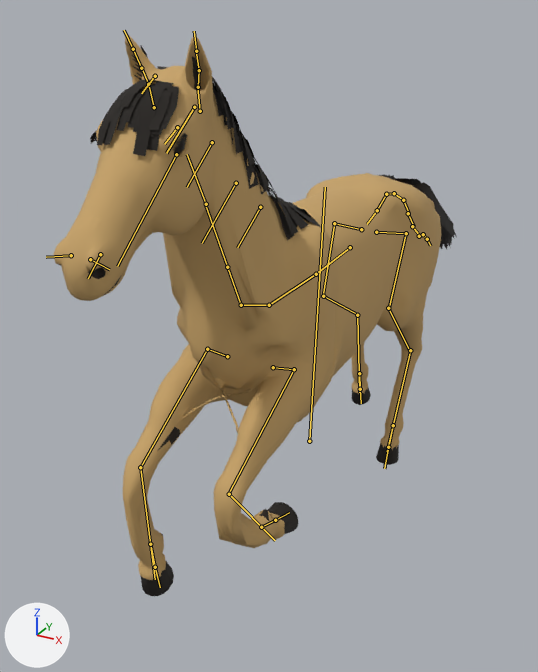
The glTF model assets/models/fauna/own/horse.glb as it was, and as the next commit left it.
Rendered twice from a 50 mm camera at (1.2, -2.6, 2.08) aimed at (-0.19, -0.07, 0.82). The lights are fixed; the arrows at lower left show +X, +Y and +Z. The first picture is the older version. Both versions are drawn at frame 3 of the action 'Gallop_Jump'; the numbers are the values there. The bones that change, and the others that lie on the model, are drawn over the model as lines.

Objects in the first picture: 'Horse'.
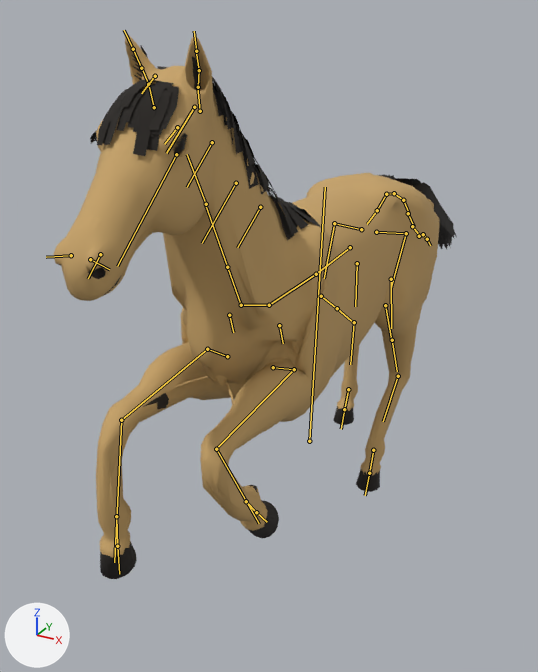
Changed parts and their boxes [x1, y1, x2, y2] in the pictures (538 x 672 px):
'Horse', posed: before [53, 34, 457, 596]; after [53, 34, 457, 579]
bone 'BackLeg.L', root to tip: before (406, 233) to (389, 308); after (406, 233) to (391, 288)
bone 'BackUpperLeg.L', root to tip: before (388, 308) to (409, 350); after (385, 305) to (391, 340)
bone 'BackLeg.R', root to tip: before (334, 223) to (323, 296); after (334, 223) to (324, 278)
bone 'BackLowerLeg.R', root to tip: before (357, 315) to (359, 392); after (354, 322) to (350, 364)
bone 'FrontUpperLeg.L', root to tip: before (294, 369) to (228, 494); after (294, 369) to (216, 448)
bone 'FrontLowerLeg.L', root to tip: before (229, 494) to (275, 540); after (216, 449) to (259, 523)
bone 'FrontUpperLeg.R', root to tip: before (207, 349) to (140, 467); after (207, 349) to (121, 420)
bone 'FrontLowerLeg.R', root to tip: before (140, 467) to (155, 579); after (121, 420) to (114, 562)
bone 'IKBackLeg.L', root to tip: before (393, 425) to (388, 447); after (373, 450) to (369, 473)
bone 'IKBackLeg.R', root to tip: before (359, 373) to (360, 389); after (348, 389) to (344, 409)
bone 'IKFrontLeg.L', root to tip: before (261, 527) to (275, 520); after (246, 501) to (256, 512)
bone 'IKFrontLeg.R', root to tip: before (150, 544) to (155, 567); after (116, 516) to (117, 546)

The change, as a diff of the scene's bpy script:
```diff
--- a/assets/models/fauna/own/horse.glb.py
+++ b/assets/models/fauna/own/horse.glb.py
@@ bone_backleg_l @@
 bone_backleg_l = bpy.data.objects['AnimalArmature'].pose.bones['BackLeg.L']  # child of 'BackShoulder.L'
-bone_backleg_l.rotation_quaternion = (0.999, -0.033, 0.0, 0.0)  # degrees (-4, 0, 0)
+bone_backleg_l.rotation_quaternion = (0.995, -0.103, -0.001, 0.001)  # degrees (-12, 0, 0)
@@ bone_backupperleg_l @@
 bone_backupperleg_l = bpy.data.objects['AnimalArmature'].pose.bones['BackUpperLeg.L']  # child of 'BackLeg.L'
-bone_backupperleg_l.rotation_quaternion = (0.997, 0.078, -0.001, -0.001)  # degrees (9, 0, 0)
+bone_backupperleg_l.rotation_quaternion = (1.0, -0.006, 0.0, 0.0)  # degrees (-1, 0, 0)
@@ bone_backleg_r @@
 bone_backleg_r = bpy.data.objects['AnimalArmature'].pose.bones['BackLeg.R']  # child of 'BackShoulder.R'
-bone_backleg_r.rotation_quaternion = (0.997, 0.074, -0.001, 0.001)  # degrees (9, 0, 0)
+bone_backleg_r.rotation_quaternion = (0.999, 0.034, 0.0, 0.0)  # degrees (4, 0, 0)
@@ bone_backlowerleg_r @@
 bone_backlowerleg_r = bpy.data.objects['AnimalArmature'].pose.bones['BackLowerLeg.R']  # child of 'BackUpperLeg.R'
-bone_backlowerleg_r.rotation_quaternion = (1.0, 0.025, 0.0, 0.0)  # degrees (3, 0, 0)
+bone_backlowerleg_r.rotation_quaternion = (-0.993, -0.116, 0.0, -0.001)  # degrees (13, 0, 0)
@@ bone_frontupperleg_l @@
 bone_frontupperleg_l = bpy.data.objects['AnimalArmature'].pose.bones['FrontUpperLeg.L']  # child of 'FrontShoulder.L'
-bone_frontupperleg_l.rotation_quaternion = (0.873, -0.487, 0.0, 0.0)  # degrees (-58, 0, 0)
+bone_frontupperleg_l.rotation_quaternion = (0.754, -0.657, 0.0, 0.0)  # degrees (-82, 0, 0)
@@ bone_frontlowerleg_l @@
 bone_frontlowerleg_l = bpy.data.objects['AnimalArmature'].pose.bones['FrontLowerLeg.L']  # child of 'FrontUpperLeg.L'
-bone_frontlowerleg_l.rotation_quaternion = (-0.71, 0.704, 0.0, 0.0)  # degrees (-90, 0, 0)
+bone_frontlowerleg_l.rotation_quaternion = (-0.607, 0.795, 0.0, 0.0)  # degrees (-105, 0, 0)
@@ bone_frontupperleg_r @@
 bone_frontupperleg_r = bpy.data.objects['AnimalArmature'].pose.bones['FrontUpperLeg.R']  # child of 'FrontShoulder.R'
-bone_frontupperleg_r.rotation_quaternion = (0.886, -0.464, 0.0, 0.0)  # degrees (-55, 0, 0)
+bone_frontupperleg_r.rotation_quaternion = (0.755, -0.656, 0.0, 0.0)  # degrees (-82, 0, 0)
@@ bone_frontlowerleg_r @@
 bone_frontlowerleg_r = bpy.data.objects['AnimalArmature'].pose.bones['FrontLowerLeg.R']  # child of 'FrontUpperLeg.R'
-bone_frontlowerleg_r.rotation_quaternion = (0.898, -0.44, 0.0, 0.0)  # degrees (-52, 0, 0)
+bone_frontlowerleg_r.rotation_quaternion = (0.846, -0.533, 0.0, 0.0)  # degrees (-64, 0, 0)
@@ bone_ikbackleg_l @@
 bone_ikbackleg_l = bpy.data.objects['AnimalArmature'].pose.bones['IKBackLeg.L']
-bone_ikbackleg_l.location = (0.0, 0.077, -0.195)
+bone_ikbackleg_l.location = (0.0, 0.172, -0.437)
@@ bone_ikbackleg_r @@
 bone_ikbackleg_r = bpy.data.objects['AnimalArmature'].pose.bones['IKBackLeg.R']
-bone_ikbackleg_r.location = (0.0, -0.1, 0.167)
-bone_ikbackleg_r.rotation_quaternion = (0.957, 0.289, 0.0, 0.0)  # degrees (34, 0, 0)
+bone_ikbackleg_r.location = (0.0, -0.015, 0.038)
+bone_ikbackleg_r.rotation_quaternion = (1.0, 0.0, 0.0, 0.0)  # degrees (0, 0, 0)
@@ bone_ikfrontleg_l @@
 bone_ikfrontleg_l = bpy.data.objects['AnimalArmature'].pose.bones['IKFrontLeg.L']
-bone_ikfrontleg_l.location = (0.0, -0.184, -0.341)
-bone_ikfrontleg_l.rotation_quaternion = (-0.707, -0.707, 0.0, 0.0)  # degrees (90, 0, 0)
+bone_ikfrontleg_l.location = (0.0, -0.305, -0.495)
+bone_ikfrontleg_l.rotation_quaternion = (-0.872, -0.489, 0.0, 0.0)  # degrees (59, 0, 0)
@@ bone_ikfrontleg_r @@
 bone_ikfrontleg_r = bpy.data.objects['AnimalArmature'].pose.bones['IKFrontLeg.R']
-bone_ikfrontleg_r.location = (0.0, -0.038, -0.465)
-bone_ikfrontleg_r.rotation_quaternion = (-0.967, -0.254, 0.0, 0.0)  # degrees (29, 0, 0)
+bone_ikfrontleg_r.location = (0.0, -0.187, -0.691)
+bone_ikfrontleg_r.rotation_quaternion = (-0.989, -0.15, 0.0, 0.0)  # degrees (17, 0, 0)
```
